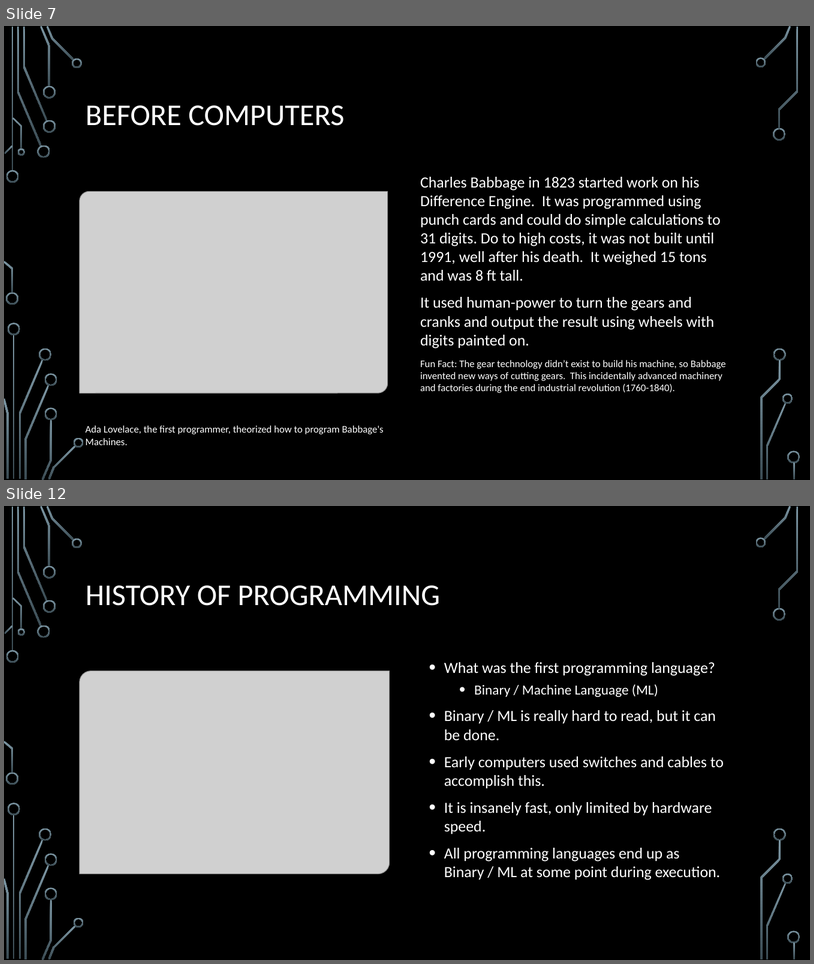
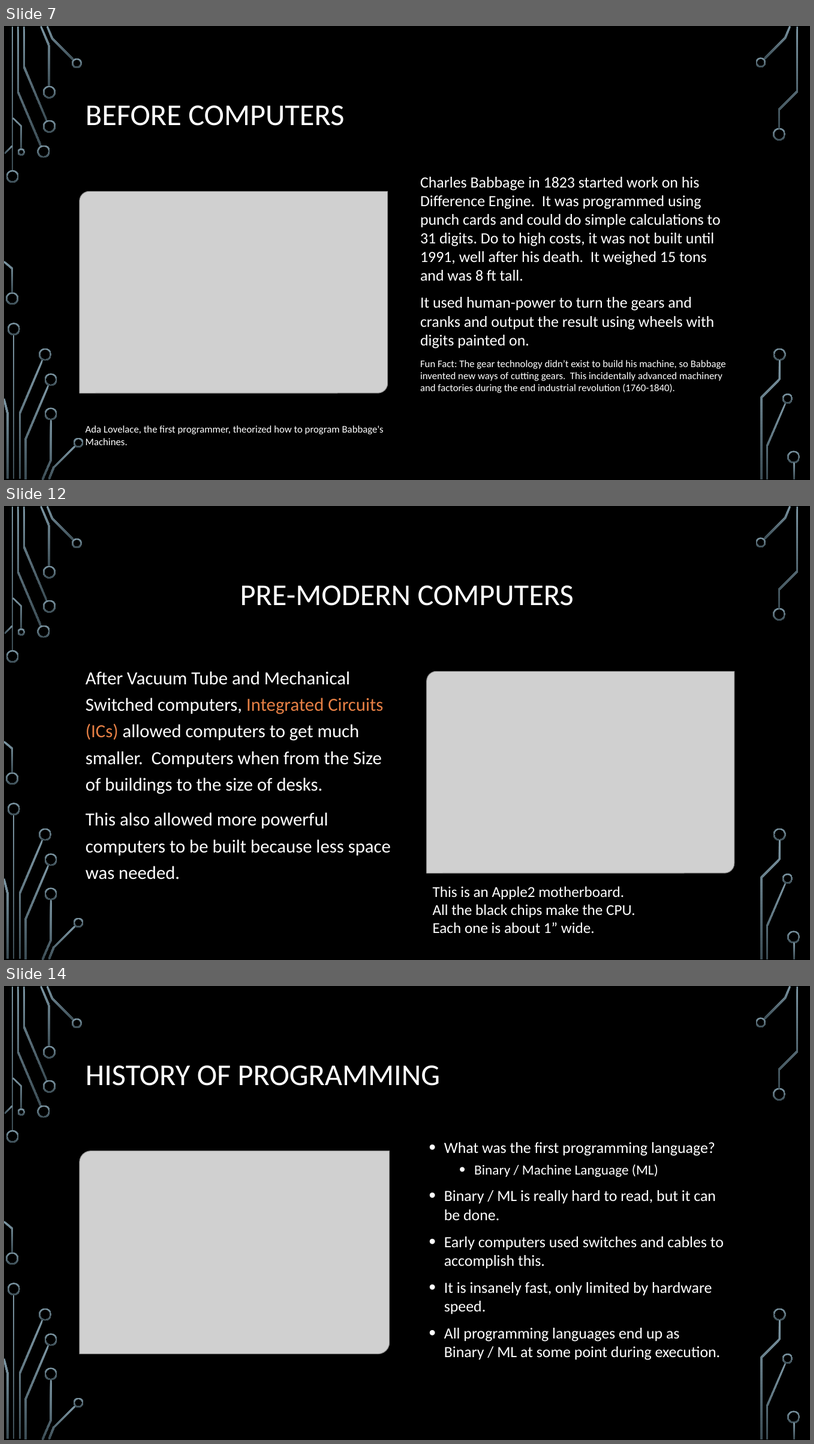
Before and after one commit to rbaker26/Programming-Merit-Badge, a slide deck: ProgrammingMB.pptx. Shown one above the other, each under a label of ours: slides 7 and 12 before the commit, slides 7, 12 and 14 after it; the slides between them are not shown. The pictures are 814x964 and 814x1444 pixels, drawn with LibreOffice and Linux fonts; fonts in the diff are those of the drawing; grey boxes stand for pictures; background and template pictures are left out. Boxes give left, top, right and bottom in pixels: in the first picture for what was removed or moved away, otherwise in the second. Text is boxed around its words. In the diff, an @@ line names an element or a change of style, - is before the commit and + after.

```diff
--- a/ProgrammingMB.pptx
+++ b/ProgrammingMB.pptx
@@ slide 12 added at (4, 506, 810, 960), background picture (left out); not listed: 36 template elements that a slide beside it also shows @@
@@ title added at (240, 585, 574, 606), 36 pt, text #FFFFFF @@
+PRE-MODERN COMPUTERS
@@ text added at (86, 671, 391, 879), 22 pt, text #FFFFFF @@
+After Vacuum Tube and Mechanical Switched computers, Integrated Circuits (ICs) allowed computers to get much smaller. Computers when from the Size of buildings to the size of desks.
+This also allowed more powerful computers to be built because less space was needed.
@@ picture added at (427, 671, 735, 873) @@
@@ text added at (433, 886, 636, 933), 18 pt, text #FFFFFF @@
+This is an Apple2 motherboard.
+All the black chips make the CPU.
+Each one is about 1” wide.
@@ what was slide 12 is now slide 14 @@
```
Also in this commit, not shown: 5 slides changed, 2 other slides added, 2 slides removed.
